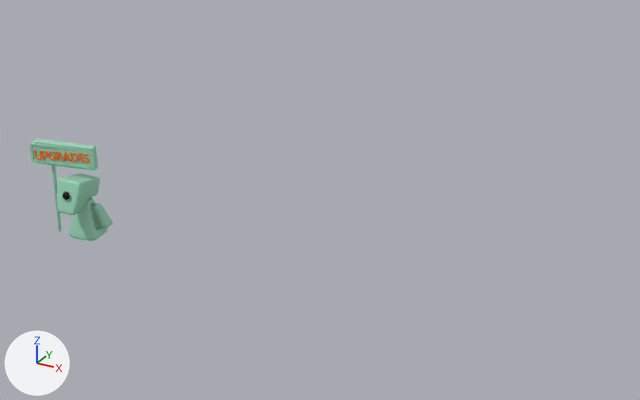
One commit to the glTF model dist/models/Computer.glb: the scene before it, then after it.
Camera for both pictures: a 50 mm camera at (16.99, -17.76, 9.74) aimed at (6.59, 1.15, 0.29). Arrows for +X, +Y and +Z are at lower left; the lights stay in place. Vertices at the same position are counted once.

The first picture shows 'Computer'.
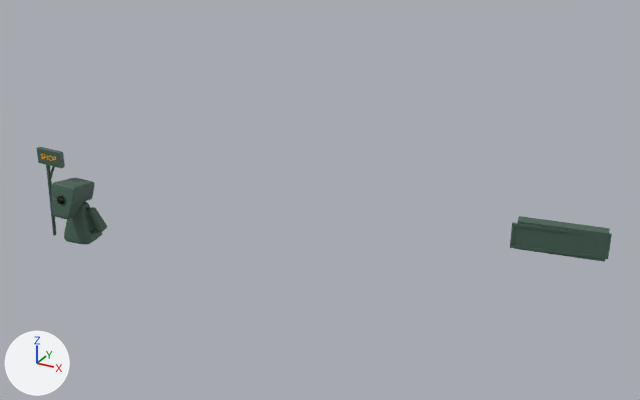
What the commit changed:
Material 'Green' (mat_green) changes colour from green #9edabe to dark green #466154; in linear values from (0.343, 0.703, 0.512) to (0.0616, 0.119, 0.0888).
Material 'Material.002' (mat_material_002) is new.
Its base color is (0.8, 0.391, 0.00596) (yellow #e7a812).
me_2 is used by ob_computer; location (0.0, 0.0, 0.0).
me_2 had 10539 vertices, 23143 faces and spanned x -2.73..-0.48, y -0.47..0.96, z -2.33..0.68.
me_2 now has 8699 vertices, 19463 faces and spans x -2.66..14.17, y -0.47..0.96, z -2.51..1.38.
me_2 part 1: the loose piece of 602 vertices spanning x -1.76..-0.72, y 0.07..0.94, z -2.29..-1.04 is moved by (-0.24, 0.0, -0.19).
me_2 part 2: the loose piece of 122 vertices spanning x -0.92..-0.48, y 0.45..0.89, z -1.95..-1.18 is moved by (-0.24, 0.0, -0.19).
me_2 part 3: the loose piece of 8 vertices spanning x -2.68..-0.7, y 0.07..0.73, z -0.05..0.68 is moved by (14.82, 0.0, 0.7).
me_2 part 4: the loose piece of 96 vertices spanning x -2.31..-2.1, y 0.27..0.38, z -2.33..0.16 is moved by (-0.24, 0.0, -0.19).
me_2 part 5: the loose piece of 16 vertices spanning x -2.73..-0.65, y 0.0..0.56, z 0.02..0.61 is moved by (14.82, 0.0, 0.7).
me_2 part 6: the loose piece of 432 vertices spanning x -1.41..-1.15, y 0.29..0.39, z 0.19..0.47 is deleted.
me_2 part 7: 19 vertices moved within x -2.06..-1.22, y -0.32..0.86, z -0.76..0.41; 6947 vertices removed from x -2.15..-0.71, y -0.47..0.96, z -1.23..0.46; 6515 vertices added at x -2.66..-0.95, y -0.47..0.96, z -1.42..0.41.
me_2 no longer uses material mat_red (orange #fd7f16).
me_2 now uses material mat_material_002 (yellow #e7a812).

Changed parts and their boxes (x1, y1, x2, y2) in the pictures (640 x 400 px; the box of a moved part takes in the faces that stretch with it):
'Computer', recoloured, reshaped (579% wider, 12% taller): before (29, 138, 113, 241); after (36, 147, 612, 262)
part 1 of me_2, moved or reshaped: before (69, 197, 108, 241); after (64, 201, 102, 244)
part 2 of me_2, moved or reshaped: before (93, 203, 113, 228); after (88, 207, 107, 232)
part 3 of me_2, moved or reshaped: before (33, 138, 98, 171); after (514, 216, 610, 262)
part 4 of me_2, moved or reshaped: before (52, 165, 61, 232); after (46, 165, 56, 235)
part 5 of me_2, moved or reshaped: before (29, 143, 96, 169); after (510, 222, 612, 259)
part 6 of me_2, deleted: before (70, 152, 78, 161)
part 7 of me_2, moved or reshaped: before (48, 151, 100, 215); after (36, 147, 94, 219)
